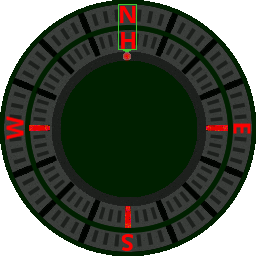
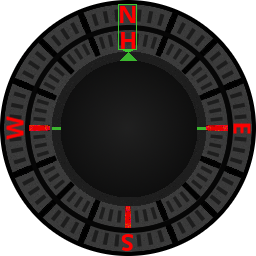
Layers edited between the first and the second 256 x 256 image:
painted on "Bubble" over [52, 52, 206, 130]
hid "Background" over [0, 0, 256, 256]
added layer "Background4" over [0, 0, 256, 256]
